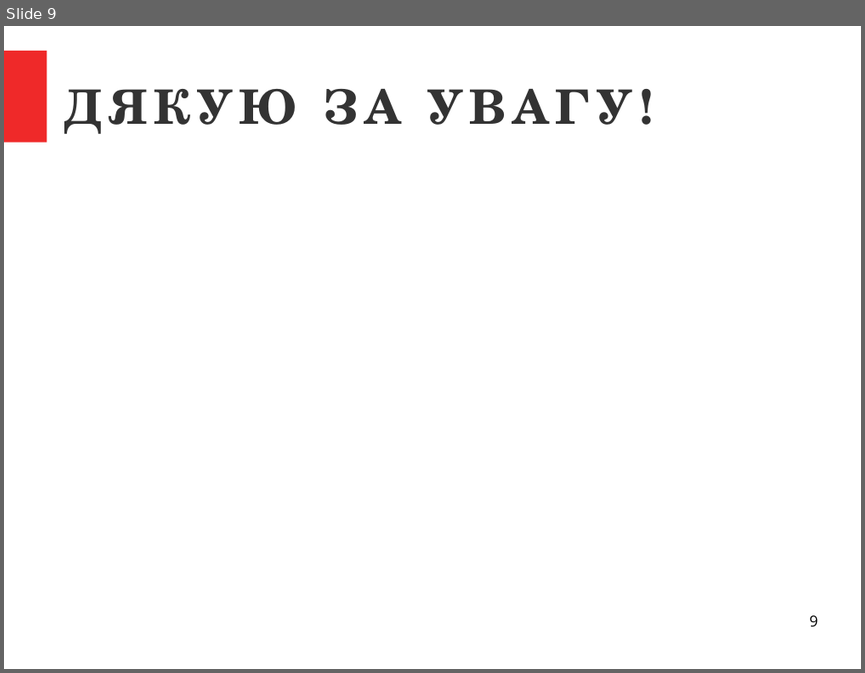
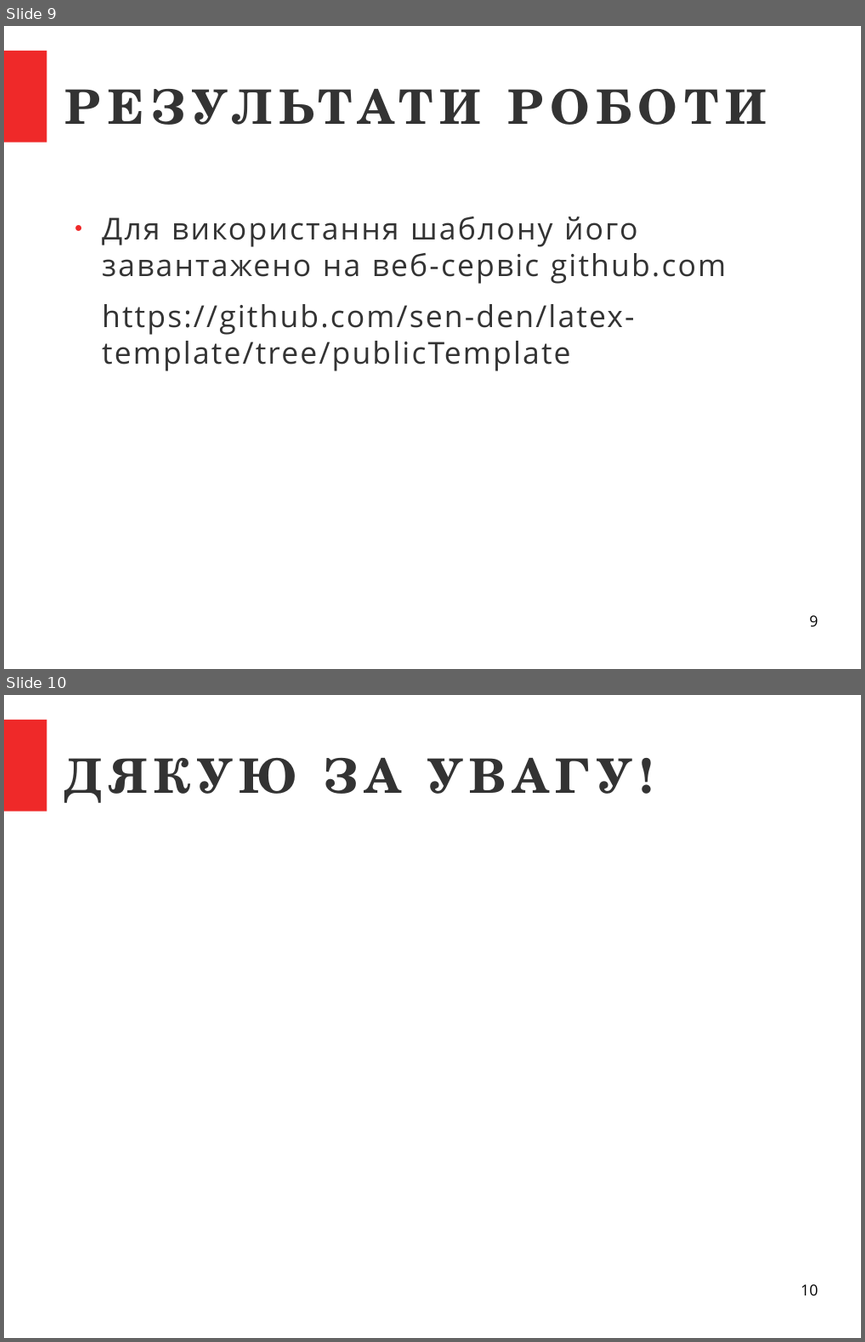
Before and after one commit to sen-den/latex-template, a slide deck: LaTeX - final work present.odp. Shown one above the other, each under a label of ours: slide 9 before the commit, slides 9 and 10 after it. The pictures are 865x673 and 865x1342 pixels, drawn with LibreOffice and Linux fonts; fonts in the diff are those of the drawing. Boxes give left, top, right and bottom in pixels: in the first picture for what was removed or moved away, otherwise in the second. Text is boxed around its words. In the diff, an @@ line names an element or a change of style, - is before the commit and + after.

```diff
--- a/LaTeX - final work present.odp
+++ b/LaTeX - final work present.odp
@@ slide 9 added at [4,26,861,669], background #FFFFFF; not listed: 1 template element that a slide beside it also shows @@
@@ title added at [65,52,818,159], 44 pt, text #333333, bold @@
+РЕЗУЛЬТАТИ РОБОТИ
@@ text added at [102,216,726,371], 28 pt, text #333333 @@
+● Для використання шаблону його завантажено на веб-сервіс github.com
+https://github.com/sen-den/latex-template/tree/publicTemplate
@@ page number added at [809,615,817,626], 14 pt, text #000000 @@
+9
@@ what was slide 9 is now slide 10 @@
@@ page number at [800,1284,817,1295]: text changed @@
-9
+10
```
Also in this commit, not shown: 5 slides changed, 3 other slides added, 3 slides removed, 1 other file.
